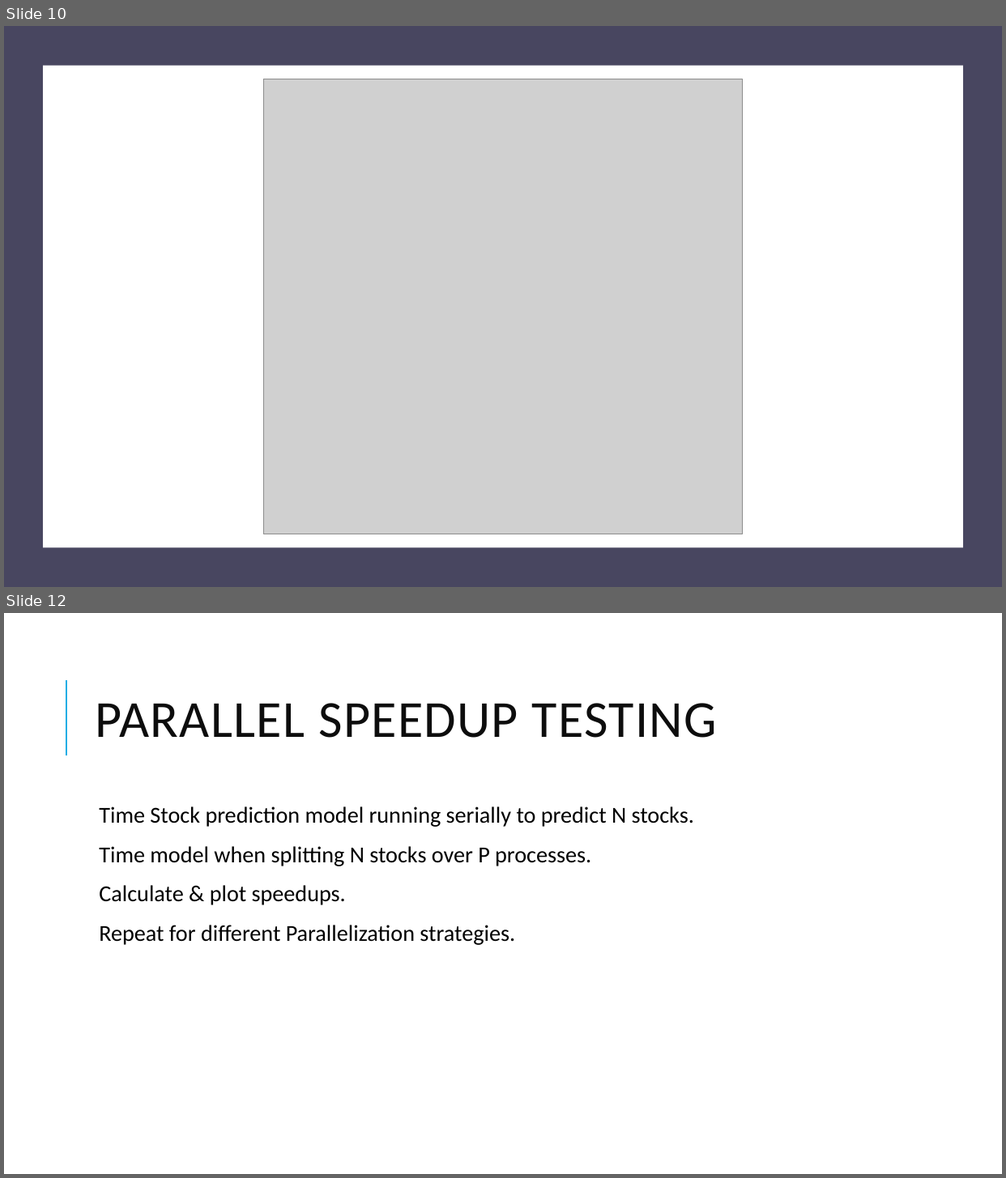
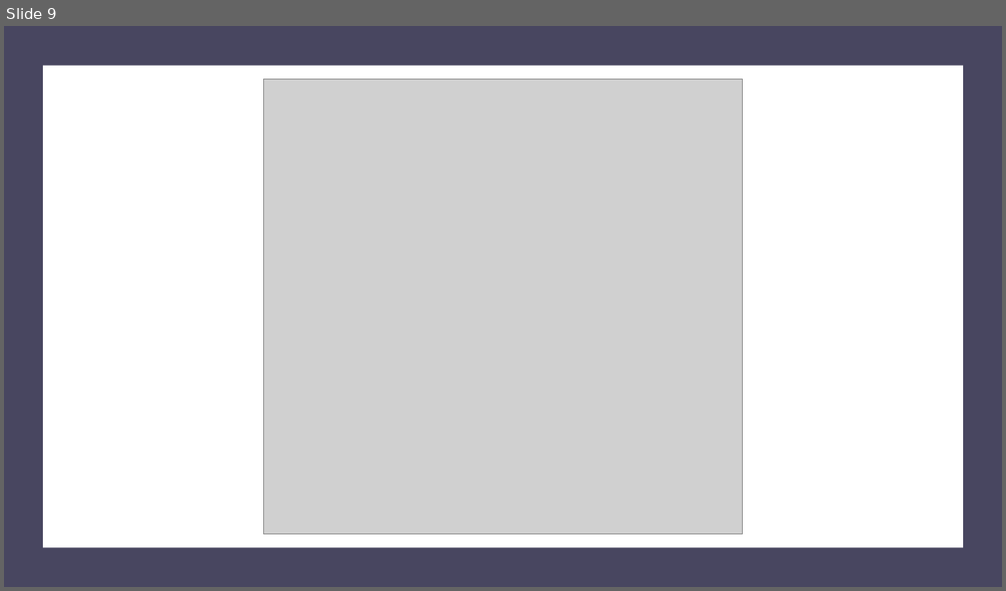
Before and after one commit to ahalex73/Stock_Market_Predictor, a slide deck: documentation/Final_Presentation.pptx. Shown one above the other, each under a label of ours: slides 10 and 12 before the commit, slide 9 after it; the slides between them are not shown. The pictures are 1006x1178 and 1006x591 pixels, drawn with LibreOffice and Linux fonts; fonts in the diff are those of the drawing; grey boxes stand for pictures. Boxes give left, top, right and bottom in pixels: in the first picture for what was removed or moved away, otherwise in the second. Text is boxed around its words. In the diff, an @@ line names an element or a change of style, - is before the commit and + after.

```diff
--- a/documentation/Final_Presentation.pptx
+++ b/documentation/Final_Presentation.pptx
@@ slide 12 removed at [4,613,1002,1174], background #FFFFFF @@
@@ line removed from (66, 756) to (66, 680) @@
@@ title removed at [96,703,717,738] @@
-PARALLEL SPEEDUP TESTING
@@ text removed at [99,807,694,945] @@
-  Time Stock prediction model running serially to predict N stocks.
-  Time model when splitting N stocks over P processes.
-  Calculate & plot speedups.
-  Repeat for different Parallelization strategies.
@@ what was slide 10 is now slide 9 @@
```
Also in this commit, not shown: 4 slides changed, 1 slide added, 2 other slides removed, 26 other files.
